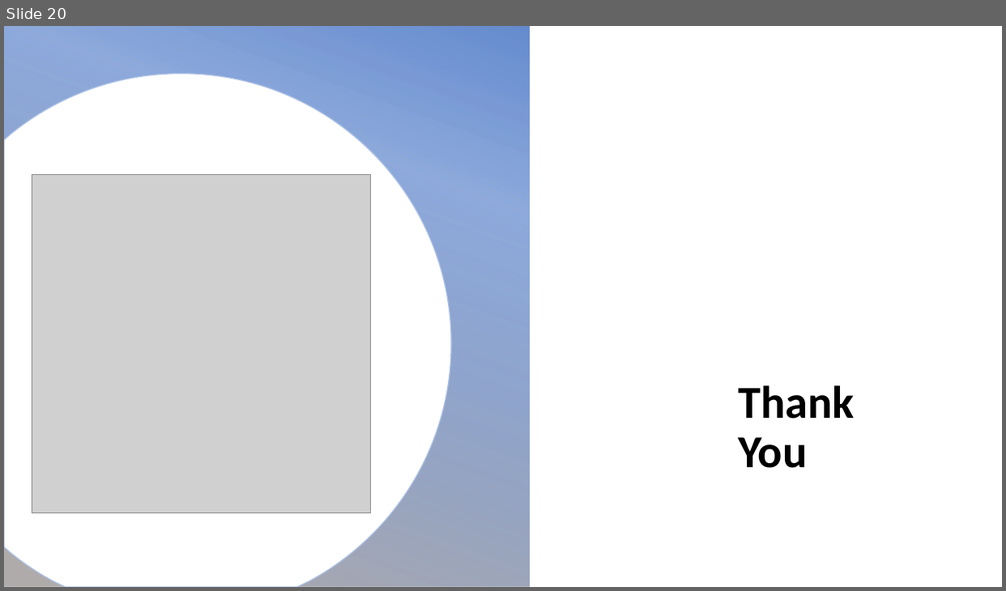
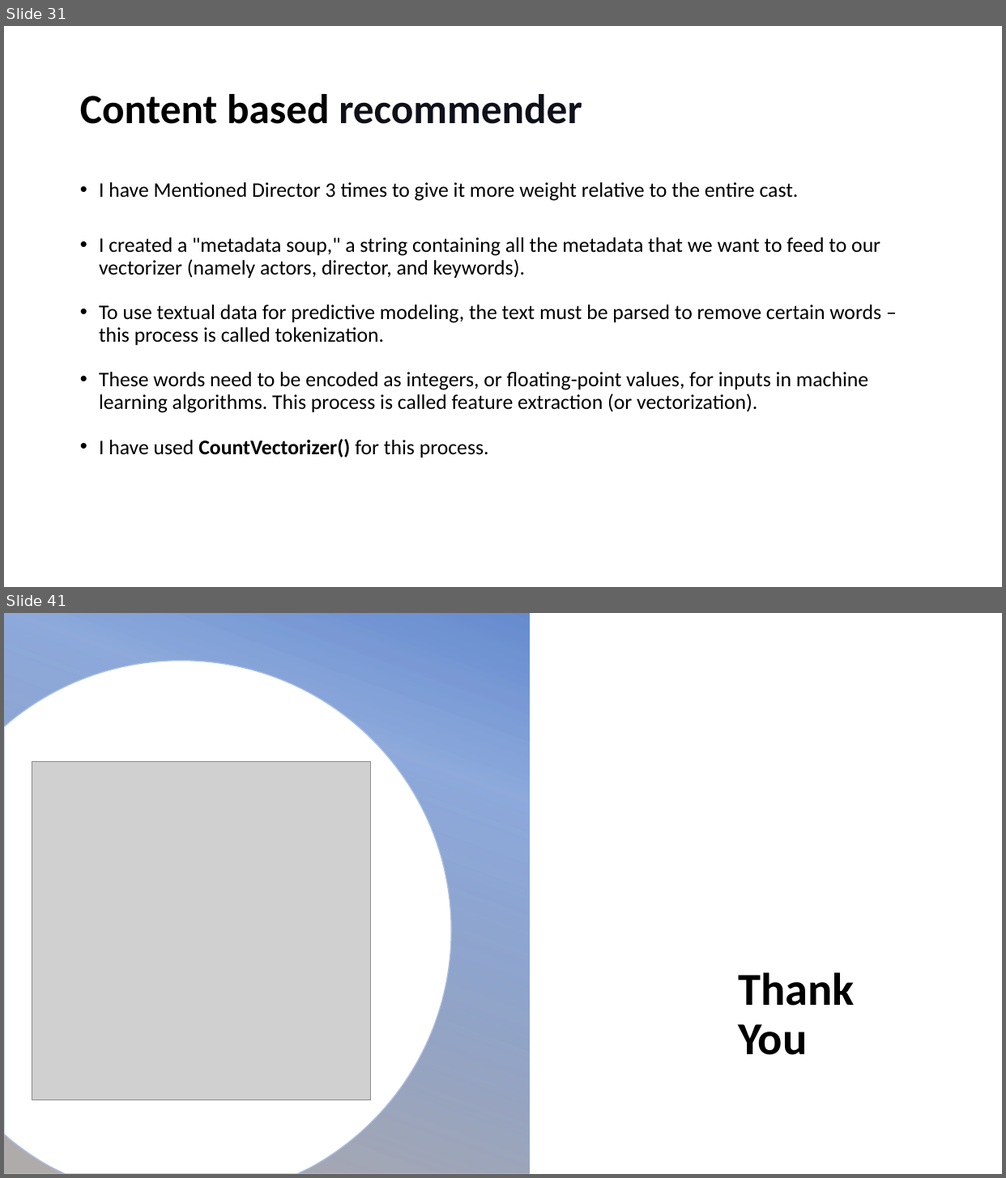
Before and after one commit to lasyabheemendra/Sprigboard-DatascienceProjects, a slide deck: Capstone2_Recommendation System for movies/Recommendation system.pptx. Shown one above the other, each under a label of ours: slide 20 before the commit, slides 31 and 41 after it; the slides between them are not shown. The pictures are 1006x591 and 1006x1178 pixels, drawn with LibreOffice and Linux fonts; fonts in the diff are those of the drawing; grey boxes stand for pictures; background and template pictures are left out. Boxes give left, top, right and bottom in pixels: in the first picture for what was removed or moved away, otherwise in the second. Text is boxed around its words. In the diff, an @@ line names an element or a change of style, - is before the commit and + after.

```diff
--- a/Capstone2_Recommendation System for movies/Recommendation system.pptx
+++ b/Capstone2_Recommendation System for movies/Recommendation system.pptx
@@ slide 31 added at [4, 26, 1002, 587], background #FFFFFF @@
@@ title added at [80, 94, 582, 124], 40 pt, text #000000, bold @@
+Content based recommender
@@ text added at [99, 182, 881, 458], 20 pt, text #000000 @@
+• I have Mentioned Director 3 times to give it more weight relative to the entire cast.
+• I created a "metadata soup," a string containing all the metadata that we want to feed to our vectorizer (namely actors, director, and keywords).
+• To use textual data for predictive modeling, the text must be parsed to remove certain words – this process is called tokenization.
+• These words need to be encoded as integers, or floating-point values, for inputs in machine learning algorithms. This process is called feature extraction (or vectorization).
+• I have used CountVectorizer() for this process.
@@ what was slide 20 is now slide 41 @@
```
Also in this commit, not shown: 16 slides changed, 22 other slides added, 2 slides removed.
